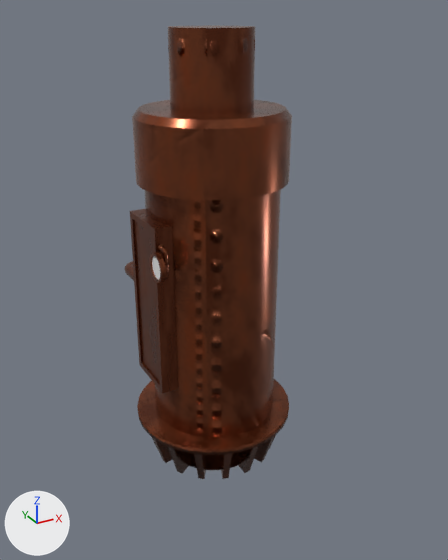
The glTF model Systems Offline/systems-offline/src/3d/Assets/Engine room/Final_Boiler.glb, before and after one commit.
Both versions are drawn from a 50 mm lens placed at (-3.17, 0.08, 2.45), pointed at (-0.03, 5.79, -0.4). The axes (+X, +Y, +Z) are drawn at lower left. The lights are the same throughout. The older version comes first. Where no turn or scale is listed for an object, it has been applied to the vertices. Vertices at exactly the same position are counted once.
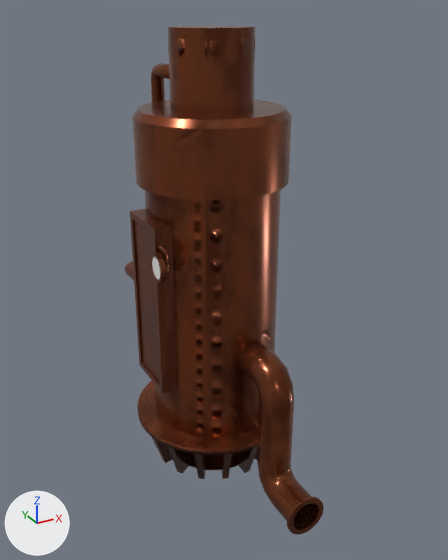
The newer file is also turned or shifted as a whole; pictures and numbers use the older file's frame.

Boxes (x1, y1, x2, y2) around the edits, measured in the pictures (448 x 560 px):
'Cylinder.035', added (brown): after (238, 341, 324, 535)
'Cylinder.015', reshaped (mostly hidden): before (124, 261, 134, 281); after (124, 63, 169, 281)
part 1 of me_cylinder_030, added (brown): after (151, 63, 169, 102)

The change in detail:
me_cylinder_030 is used by ob_cylinder_015; location (-0.25, 6.89, -0.56).
me_cylinder_030 had 736 vertices, 1468 faces and spanned x -0.55..0.24, y -0.4..0.47, z -0.07..1.92.
me_cylinder_030 now has 928 vertices, 1852 faces and spans x -0.55..0.24, y -0.4..0.47, z -0.07..2.43.
me_cylinder_030 part 1: 192 vertices added at x 0.03..0.19, y -0.39..0.42, z 1.91..2.43.
Mesh me_cylinder_062 is new.
It has 364 vertices, 724 faces and spans x -0.24..0.24, y -1.09..0.21, z -1.63..0.21.
It uses material mat_tubes (picture img_ucupaint_cylinder).
Object 'Cylinder.035' (ob_cylinder_035) is new; it shows me_cylinder_062.
Its location is (0.14, 5.32, -1.29).
